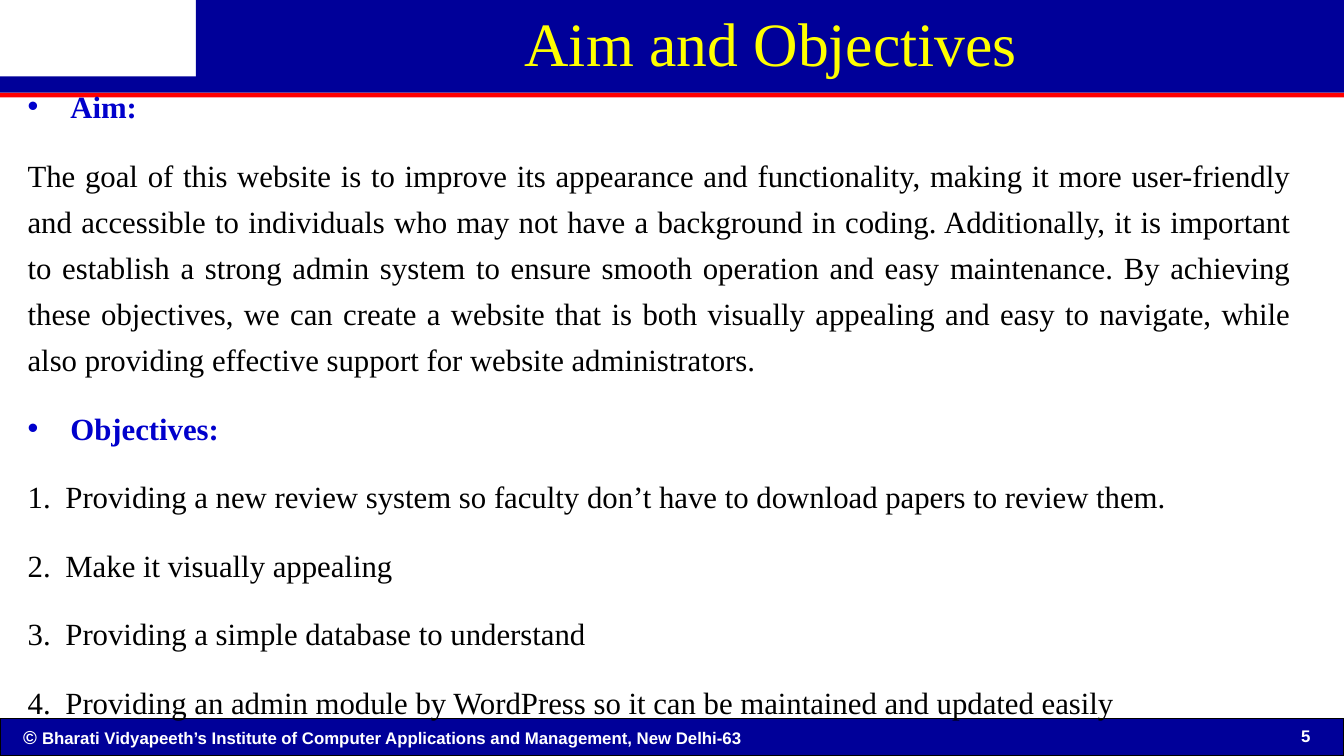
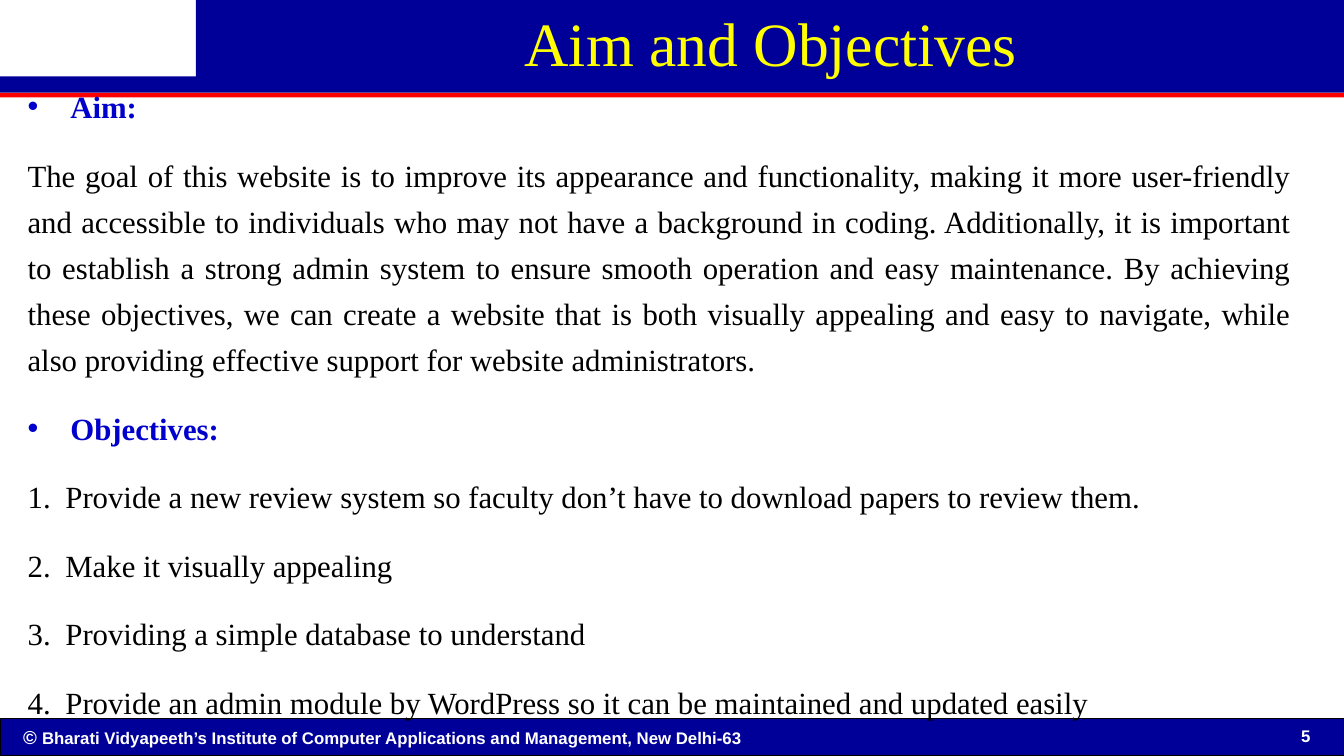
Before and after one commit to TMHORNET/indiacom-updates, a slide deck: slide 5 of indiacom.pptx. Drawn at 1344x756 pixels with LibreOffice and Linux fonts; fonts in the diff are those of the drawing; background and template pictures are left out. Boxes give left, top, right and bottom in pixels: in the first picture for what was removed or moved away, otherwise in the second. Text is boxed around its words. In the diff, an @@ line names an element or a change of style, - is before the commit and + after.

```diff
--- a/indiacom.pptx
+++ b/indiacom.pptx
@@ text at [65,486,1140,514]: text changed @@
-1. Providing a new review system so faculty don’t have to download papers to review them.
+1. Provide a new review system so faculty don’t have to download papers to review them.
@@ text at [65,692,1088,720]: text changed @@
-4. Providing an admin module by WordPress so it can be maintained and updated easily
+4. Provide an admin module by WordPress so it can be maintained and updated easily
```
Also in this commit, not shown: 8 other slides changed, 1 slide added, 2 slides removed, 3 other files.
